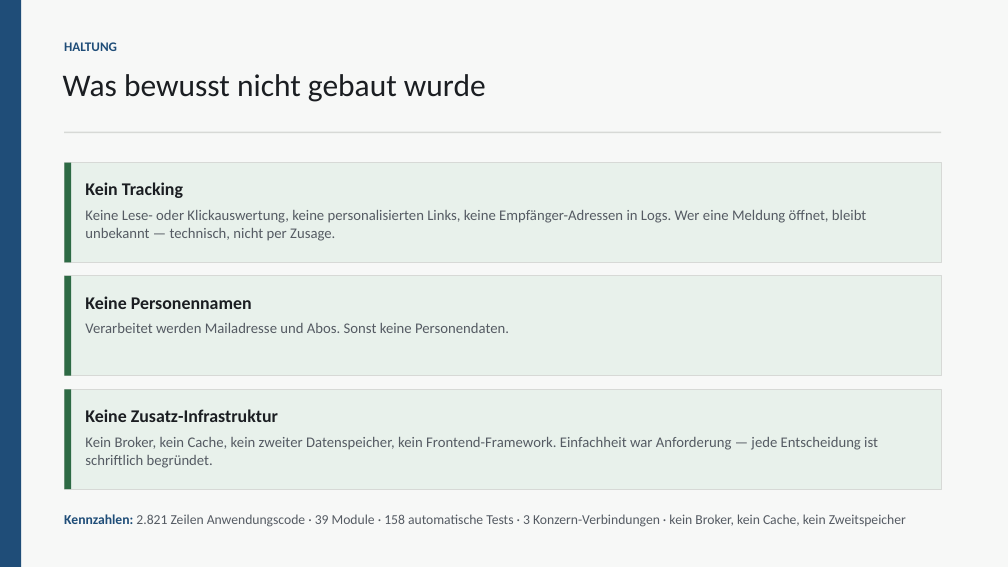
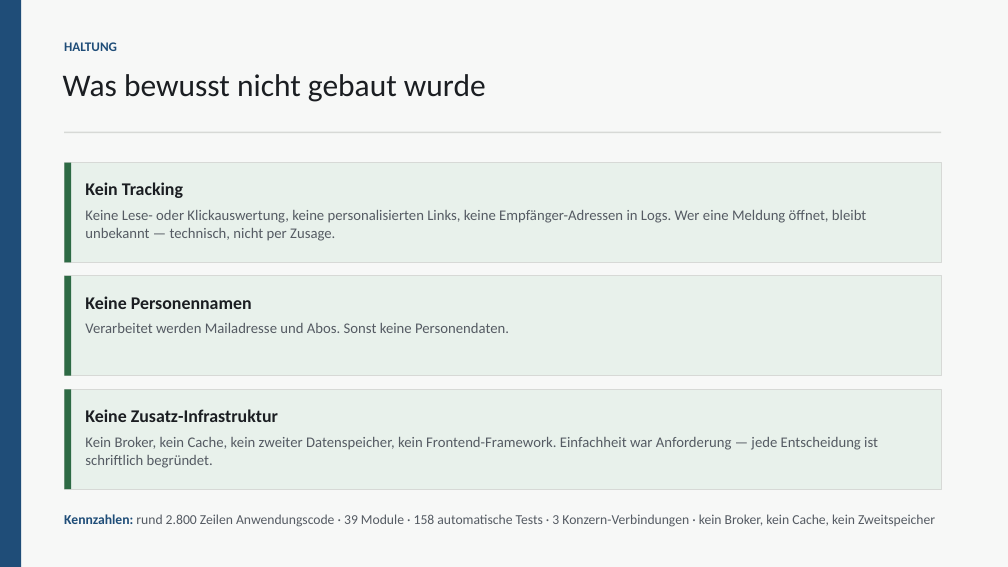
Before and after one commit to NeoAsylum/kundeninfo_newsletter, a slide deck: slide 6 of docs/governance/Stoerungsinfos-BlueZone.pptx. Drawn at 1008x567 pixels with LibreOffice and Linux fonts; fonts in the diff are those of the drawing. Boxes give left, top, right and bottom in pixels: in the first picture for what was removed or moved away, otherwise in the second. Text is boxed around its words. In the diff, an @@ line names an element or a change of style, - is before the commit and + after.

```diff
--- a/docs/governance/Stoerungsinfos-BlueZone.pptx
+++ b/docs/governance/Stoerungsinfos-BlueZone.pptx
@@ text at [64,514,935,527]: text changed @@
-Kennzahlen: 2.821 Zeilen Anwendungscode · 39 Module · 158 automatische Tests · 3 Konzern-Verbindungen · kein Broker, kein Cache, kein Zweitspeicher
+Kennzahlen: rund 2.800 Zeilen Anwendungscode · 39 Module · 158 automatische Tests · 3 Konzern-Verbindungen · kein Broker, kein Cache, kein Zweitspeicher
```
Also in this commit, not shown: 2 other slides changed.
